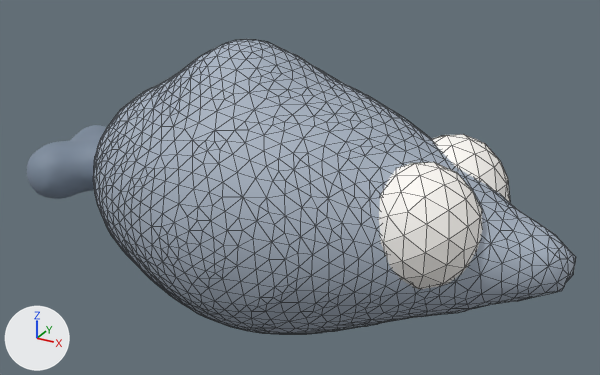
An edit to the glTF model web/public/models/dolphin.glb, drawn before and after from the same camera.
The view is the same before and after, from a camera (50 mm lens) standing at (1.441, -2.171, 1.6) and looking at (0.224, 0.043, 0.493). The axes (+X, +Y, +Z) are drawn at lower left. The lights are the same throughout. The first picture is the older version. Mesh edges are drawn as thin lines on the coarser meshes. Where no turn or scale is listed for an object, it has been applied to the vertices. Vertices at exactly the same position are counted once.

The older version as bpy lines, for what is in view:
```python
me_mesh_0 = bpy.data.meshes.new('Mesh_0')
me_mesh_0.from_pydata(...)  # 1937 vertices, 3870 faces; spans x -0.53..1.13, y -0.43..0.43, z 0.0..0.97
me_mesh_0.materials.append(mat_body)  # light grey #a8b4c3
me_mesh_2 = bpy.data.meshes.new('Mesh_2')
me_mesh_2.from_pydata(...)  # 92 vertices, 180 faces; spans x -0.17..0.17, y -0.149..0.149, z -0.191..0.191
me_mesh_2.materials.append(mat_eye)  # white #fffcf7
me_mesh_3 = bpy.data.meshes.new('Mesh_3')
me_mesh_3.from_pydata(...)  # 92 vertices, 180 faces; spans x -0.048..0.148, y -0.098..0.098, z -0.108..0.088
me_mesh_3.materials.append(mat_eye_001)  # blue #607084
me_mesh_6 = bpy.data.meshes.new('Mesh_6')
me_mesh_6.from_pydata(...)  # 92 vertices, 180 faces; spans x -0.17..0.17, y -0.149..0.149, z -0.191..0.191
me_mesh_6.materials.append(mat_eye)  # white #fffcf7
me_mesh_7 = bpy.data.meshes.new('Mesh_7')
me_mesh_7.from_pydata(...)  # 92 vertices, 180 faces; spans x -0.048..0.148, y -0.098..0.098, z -0.108..0.088
me_mesh_7.materials.append(mat_eye_001)  # blue #607084
ob_body = bpy.data.objects.new('body', me_mesh_0)
ob_body.location = (0.0, 0.0, 0.0)
ob_eyeliris = bpy.data.objects.new('eyeLIris', me_mesh_7)
ob_eyeliris.location = (0.72, -0.13, 0.54)
ob_eyelwhite = bpy.data.objects.new('eyeLWhite', me_mesh_6)
ob_eyelwhite.location = (0.72, -0.13, 0.54)
ob_eyeriris = bpy.data.objects.new('eyeRIris', me_mesh_3)
ob_eyeriris.location = (0.72, 0.13, 0.54)
ob_eyerwhite = bpy.data.objects.new('eyeRWhite', me_mesh_2)
ob_eyerwhite.location = (0.72, 0.13, 0.54)
# also in view: 'tailMesh' at (-0.644, 0.0, 0.426)
```
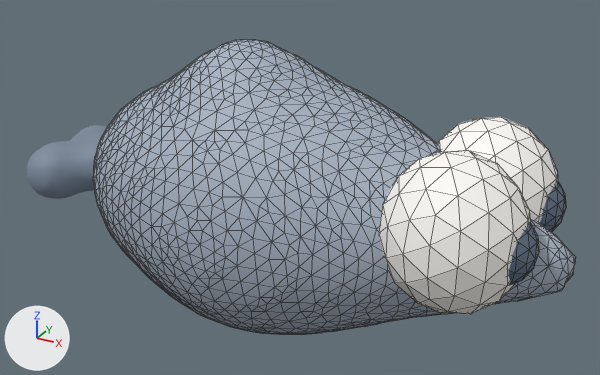
The change, as a list of edits to the scene's bpy script:
```text
Change me_mesh_2:
    used by ob_eyerwhite; location = (0.72, 0.13, 0.54)
    remove me_mesh_2.from_pydata(...)  # 92 vertices, 180 faces; spans x -0.17..0.17, y -0.149..0.149, z -0.191..0.191
    add me_mesh_2.from_pydata(...)  # 92 vertices, 180 faces; spans x -0.208..0.208, y -0.192..0.192, z -0.231..0.231
    me_mesh_2 part 1: the whole mesh is scaled about its middle by (1.22, 1.29, 1.21)
Change me_mesh_3:
    used by ob_eyeriris; location = (0.72, 0.13, 0.54)
    remove me_mesh_3.from_pydata(...)  # 92 vertices, 180 faces; spans x -0.048..0.148, y -0.098..0.098, z -0.108..0.088
    add me_mesh_3.from_pydata(...)  # 92 vertices, 180 faces; spans x 0.017..0.233, y -0.108..0.108, z -0.12..0.096
    me_mesh_3 part 2: the whole mesh is scaled about its middle by 1.1, then moved by (0.075, 0.0, -0.002)
Change me_mesh_6:
    used by ob_eyelwhite; location = (0.72, -0.13, 0.54)
    remove me_mesh_6.from_pydata(...)  # 92 vertices, 180 faces; spans x -0.17..0.17, y -0.149..0.149, z -0.191..0.191
    add me_mesh_6.from_pydata(...)  # 92 vertices, 180 faces; spans x -0.208..0.208, y -0.192..0.192, z -0.231..0.231
    me_mesh_6 part 3: the whole mesh is scaled about its middle by (1.22, 1.29, 1.21)
Change me_mesh_7:
    used by ob_eyeliris; location = (0.72, -0.13, 0.54)
    remove me_mesh_7.from_pydata(...)  # 92 vertices, 180 faces; spans x -0.048..0.148, y -0.098..0.098, z -0.108..0.088
    add me_mesh_7.from_pydata(...)  # 92 vertices, 180 faces; spans x 0.017..0.233, y -0.108..0.108, z -0.12..0.096
    me_mesh_7 part 4: the whole mesh is scaled about its middle by 1.1, then moved by (0.075, 0.0, -0.002)
Change ob_eyerwhite:
    ob_eyerwhite.location: (0.72, 0.13, 0.54) -> (0.82, 0.16, 0.56)
Change ob_eyeriris:
    ob_eyeriris.location: (0.72, 0.13, 0.54) -> (0.82, 0.16, 0.56)
Change ob_eyelwhite:
    ob_eyelwhite.location: (0.72, -0.13, 0.54) -> (0.82, -0.16, 0.56)
Change ob_eyeliris:
    ob_eyeliris.location: (0.72, -0.13, 0.54) -> (0.82, -0.16, 0.56)
```

What differs and where, as boxes [x1, y1, x2, y2] in the pictures (600 x 375 px):
'eyeLWhite', moved, rescaled
    before: [379, 162, 483, 289]
    after: [379, 150, 530, 314]
'eyeRWhite', moved, rescaled
    before: [432, 134, 510, 202]
    after: [437, 117, 558, 224]
'eyeLIris', moved, rescaled (not visible before)
    after: [508, 223, 539, 284]
'eyeRIris', moved, rescaled (not visible before)
    after: [540, 181, 566, 232]
